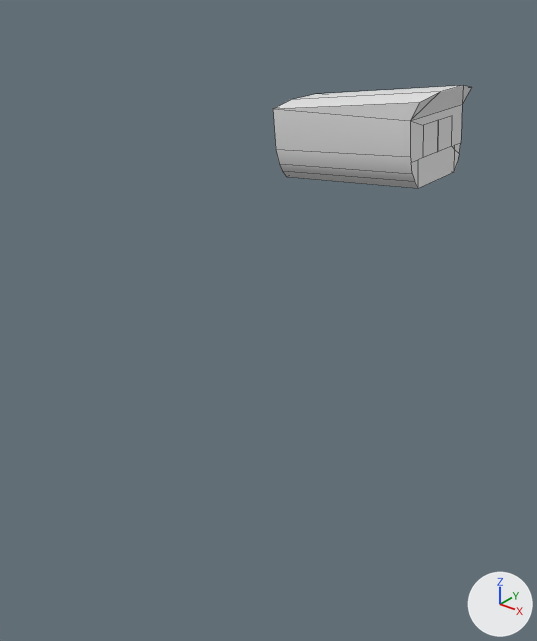
An edit to the Blender file dev/blender/instruments/mag-compass.blend, drawn before and after from the same camera.
Rendered twice from a 50 mm camera at (-0.181, -0.333, 0.317) aimed at (-0.353, -0.118, 0.184). Lighting does not change. The marker at lower right points along +X, +Y and +Z. Mesh edges are drawn as thin lines. Materials are left out; every surface is plain grey.

Names of what the first picture shows: 'Casing', 'Deviation', 'Glass'.
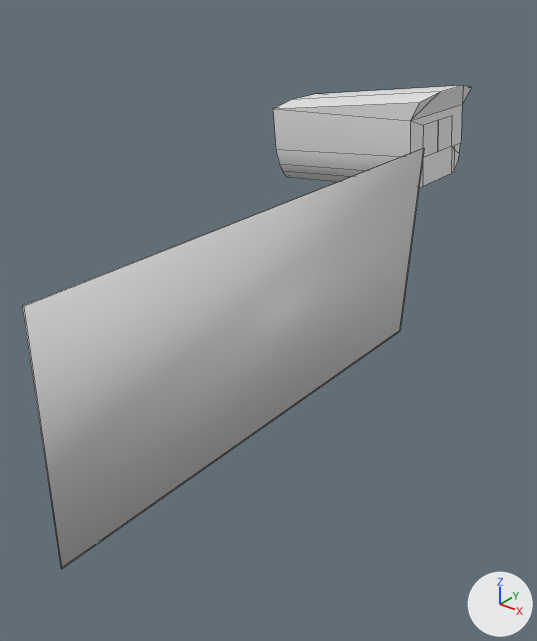
Boxes (x1, y1, x2, y2) around the edits, measured in the pictures (537 x 641 px):
'Deviation-Card', added
    after: (23, 148, 424, 568)
part 1 of me_casing_mesh_001, added
    after: (419, 163, 423, 188)
part 2 of me_casing_mesh_001, added
    after: (451, 146, 455, 173)

Diff of the bpy script that builds the scene:
```diff
--- a/dev/blender/instruments/mag-compass.blend.py
+++ b/dev/blender/instruments/mag-compass.blend.py
@@ me_casing_mesh_001 @@
 me_casing_mesh_001.from_pydata(...)  # 35 vertices, 23 faces; spans x -0.4233..-0.339, y -0.0268..0.0263, z 0.2116..0.2627
 # used by ob_casing; location = (-0.0002, -0.0001, -0.0002)
 # verts and faces of me_casing_mesh_001; kept vertices keep their numbers, new ones are numbered from 35
+# me_casing_mesh_001 part 1
+verts[35] = (-0.3414, -0.019, 0.2191)  # pixel (418, 188)
+verts[38] = (-0.3427, -0.0145, 0.2326)  # pixel (422, 157)
+verts[39] = (-0.3427, -0.0189, 0.2326)
+verts[41] = (-0.3414, -0.0145, 0.2191)  # pixel (422, 186)
+faces += [(35, 41, 38, 39)]
+# me_casing_mesh_001 part 2
+verts[36] = (-0.3414, 0.0191, 0.2193)  # pixel (454, 171)
+verts[37] = (-0.3427, 0.0156, 0.2326)  # pixel (451, 146)
+verts[40] = (-0.3425, 0.0191, 0.2304)  # pixel (454, 149)
+verts[42] = (-0.3414, 0.0156, 0.2193)  # pixel (451, 173)
+verts[43] = (-0.3427, 0.0156, 0.2326)  # pixel (451, 146)
+verts[44] = (-0.3425, 0.0191, 0.2304)  # pixel (454, 149)
+verts[45] = (-0.3427, 0.0191, 0.2326)  # pixel (454, 145)
+faces += [(36, 40, 37, 42), (43, 44, 45)]
@@ me_controllock_009 @@
+me_controllock_009.from_pydata([(-0.314, 0.251, 0.071), (-0.318, 0.247, 0.25), (-0.314, 0.251, 0.071), (-0.317, 0.247, 0.25), (-0.319, 0.17, 0.069), (-0.322, 0.166, 0.248), (-0.318, 0.17, 0.069), (-0.322, 0.166, 0.248)], [], [(0, 1, 3, 2), (2, 3, 7, 6), (6, 7, 5, 4), (4, 5, 1, 0), (2, 6, 4, 0), (7, 3, 1, 5)])
+me_controllock_009.polygons.foreach_set('use_smooth', [True] * 6)
@@ ob_deviation_card @@
+ob_deviation_card = bpy.data.objects.new('Deviation-Card', me_controllock_009)
+ob_deviation_card.location = (0.0, 0.0, 0.0)
+ob_deviation_card.rotation_euler = (1.571, 0.0, 0.0)  # degrees (90, 0, 0)
+ob_deviation_card.show_transparent = True
```
